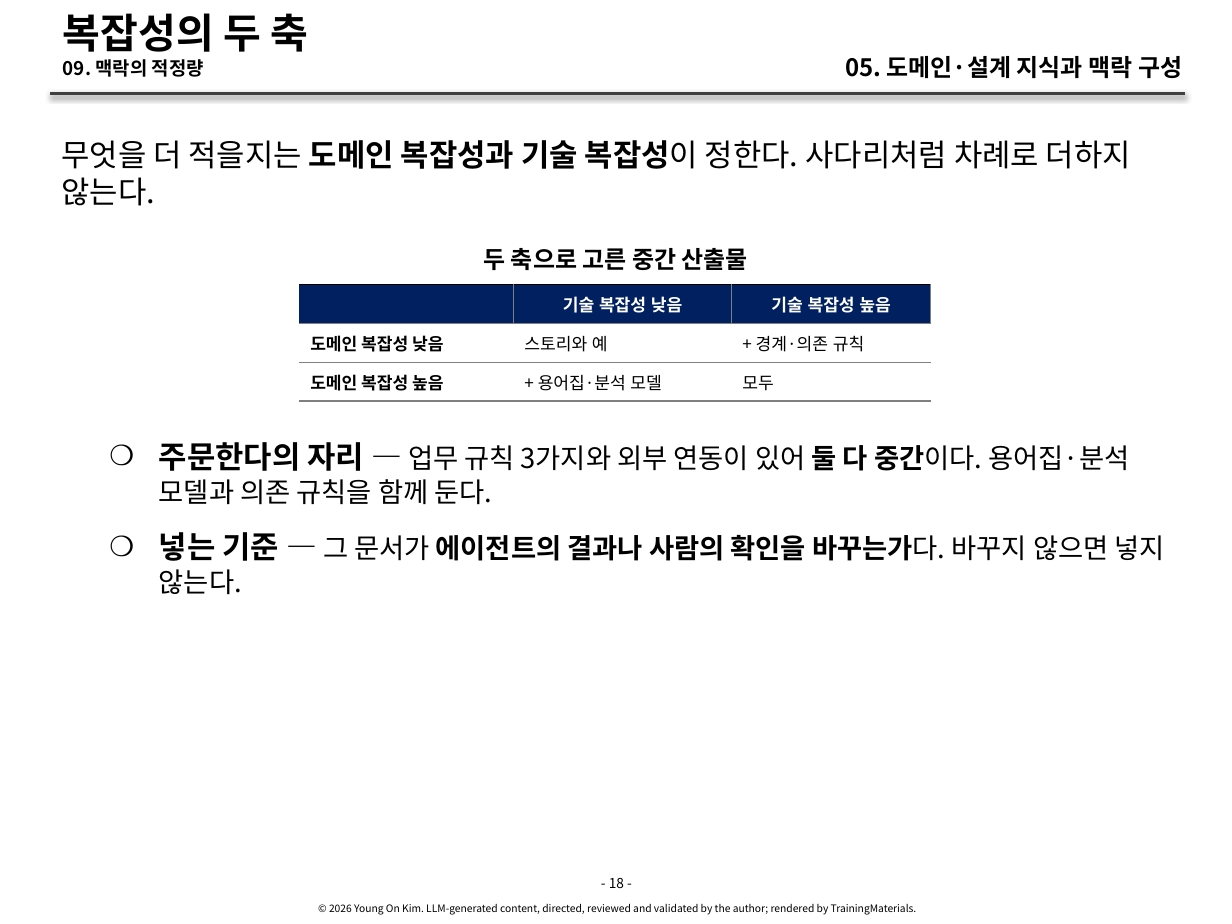
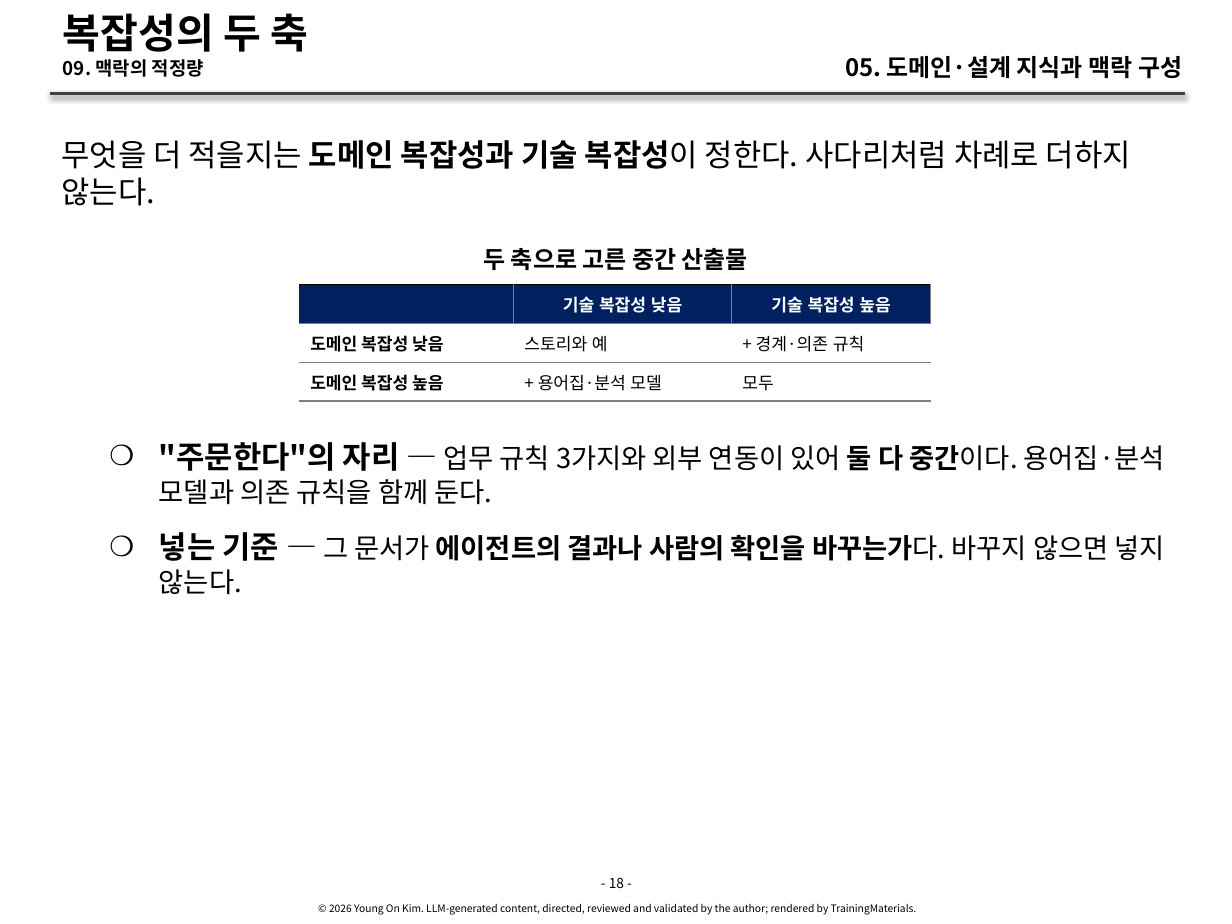
Before and after one commit to YoungSan77/TrainingMaterials, a slide deck: slide 18 of courses/ai-native/sessions/s05.pptx. Drawn at 1232x924 pixels with LibreOffice and Linux fonts; fonts in the diff are those of the drawing. Boxes give left, top, right and bottom in pixels: in the first picture for what was removed or moved away, otherwise in the second. Text is boxed around its words. In the diff, an @@ line names an element or a change of style, - is before the commit and + after.

```diff
--- a/courses/ai-native/sessions/s05.pptx
+++ b/courses/ai-native/sessions/s05.pptx
@@ text at (x1=159, y1=442, x2=1165, y2=505): text changed @@
-    ❍ 주문한다의 자리 — 업무 규칙 3가지와 외부 연동이 있어 둘 다 중간이다. 용어집·분석 모델과 의존 규칙을 함께 둔다.
+    ❍ "주문한다"의 자리 — 업무 규칙 3가지와 외부 연동이 있어 둘 다 중간이다. 용어집·분석 모델과 의존 규칙을 함께 둔다.
```
Also in this commit, not shown: 7 other slides changed, 11 other files.
